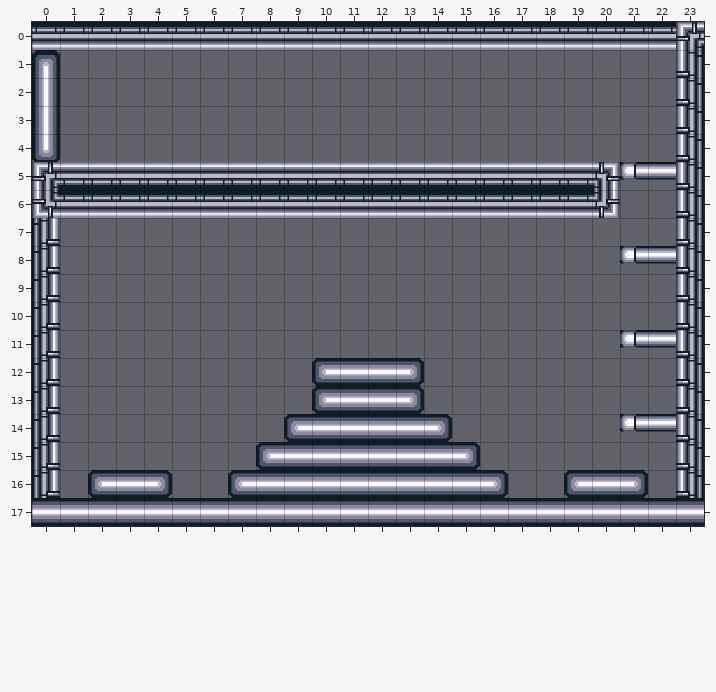
Level history. Tiled map: assets/images/leftRoomDepot.tmx. That is the earlier state.
Cells are 32x32 px. Shown: x 0..23, y 0..17.
Now the later version:
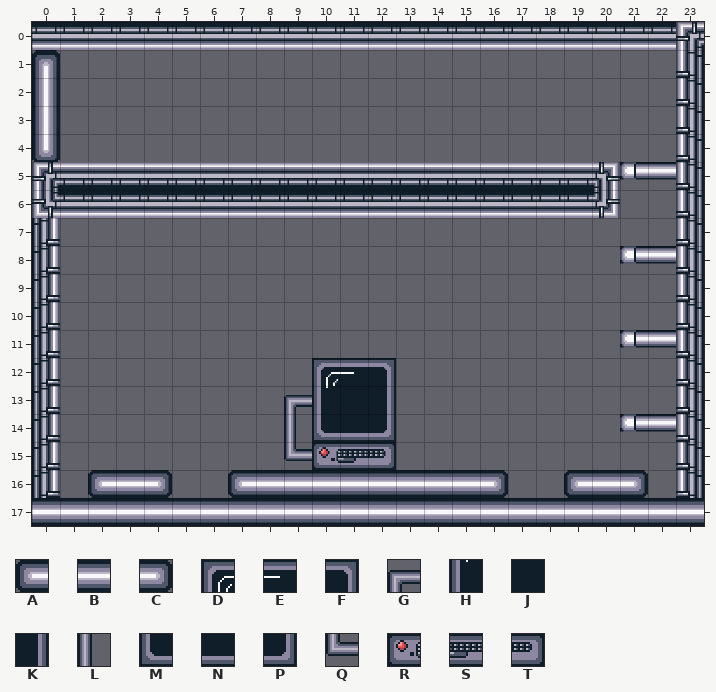
Key: from "commonTileset": A 49, B 50, C 51, D 121, E 122, F 125, G 135, H 136, J 137, K 140, L 150, M 151, N 152, P 155, Q 180, R 182, S 183, T 184.
_ is an empty cell.
Tiles of an added or newly shown layer are drawn over the layers below it.
Author's note on the commit: Terminal updates in depots when rooms are obtained. Counter added for how many rooms the player is carrying
Change:
Layer "terminal" (added):
The author put tile D in row 12 at x 10.
The author put tile E in row 12 at x 11.
The author put tile F in row 12 at x 12.
The author put tile G in row 13 at x 9.
The author put tile H in row 13 at x 10.
The author put tile J in row 13 at x 11.
The author put tile K in row 13 at x 12.
The author put tile L in row 14 at x 9.
The author put tile M in row 14 at x 10.
The author put tile N in row 14 at x 11.
The author put tile P in row 14 at x 12.
The author put tile Q in row 15 at x 9.
The author put tile R in row 15 at x 10.
The author put tile S in row 15 at x 11.
The author put tile T in row 15 at x 12.
Layer "blocks":
Tile A is gone in rows 12 to 13 at x 10; in row 14 at x 9; in row 15 at x 8.
Tile B is gone in rows 12 to 13 at x 11 to 12; in row 14 at x 10 to 13; in row 15 at x 9 to 14.
Tile C is gone in rows 12 to 13 at x 13; in row 14 at x 14; in row 15 at x 15.
Boxes around the changes in both pictures, in picture pixels (x1, y1, x2, y2):
changed: (256, 358, 480, 470)
